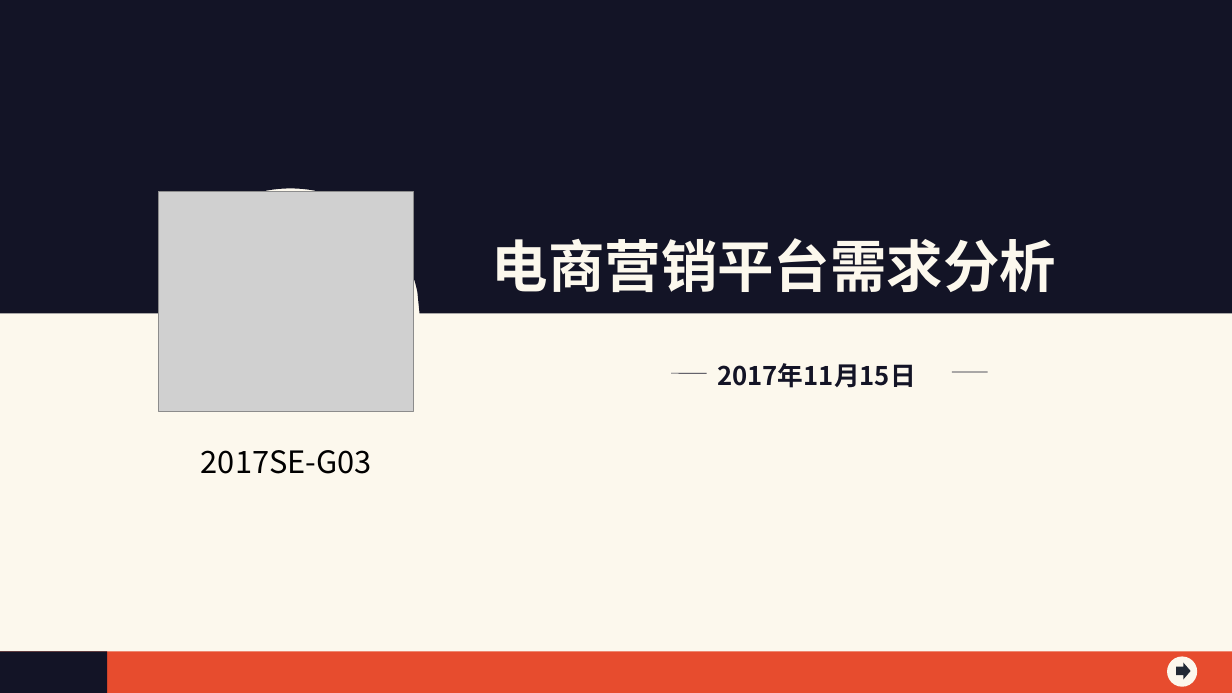
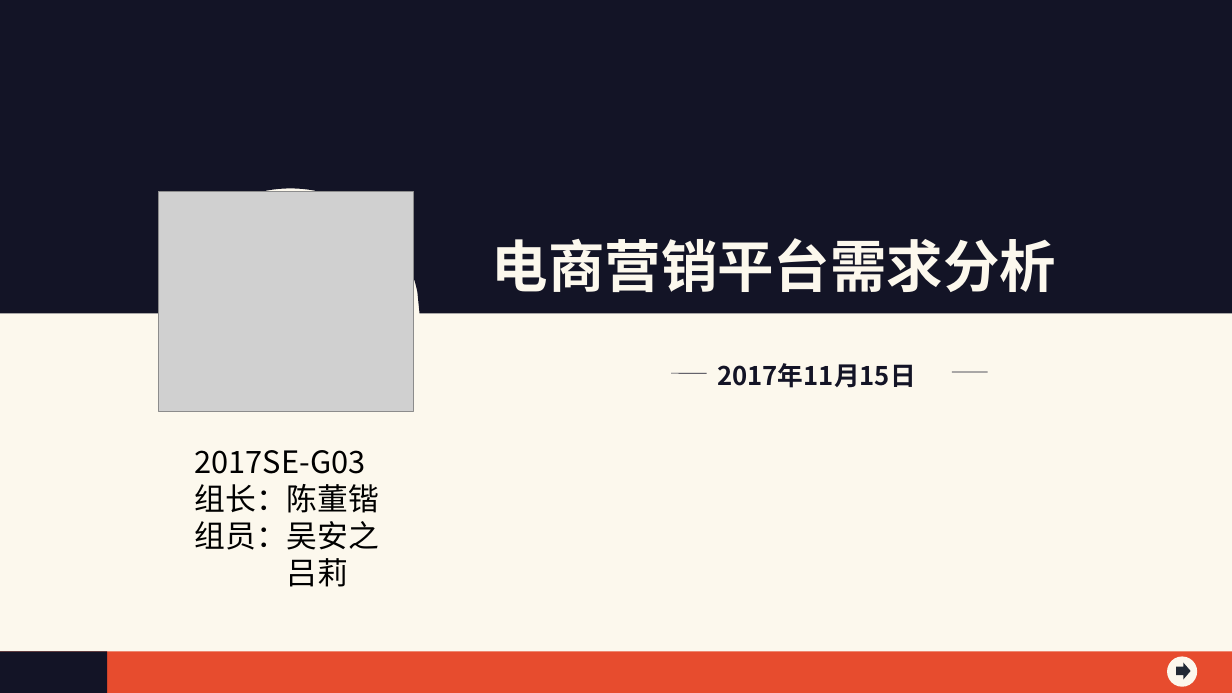
Before and after one commit to HOLMEScdk/SE2017G03, a slide deck: slide 1 of nov_3/SE2017G03软件需求说明v0.2.ppt. Drawn at 1232x693 pixels with LibreOffice and Linux fonts; fonts in the diff are those of the drawing; grey boxes stand for pictures. Boxes give left, top, right and bottom in pixels: in the first picture for what was removed or moved away, otherwise in the second. Text is boxed around its words. In the diff, an @@ line names an element or a change of style, - is before the commit and + after.

```diff
--- a/nov_3/SE2017G03软件需求说明v0.2.ppt
+++ b/nov_3/SE2017G03软件需求说明v0.2.ppt
@@ text at (x1=194, y1=484, x2=379, y2=587): paragraphs added @@
+组长：陈董锴
+组员：吴安之
+吕莉
```
Also in this commit, not shown: 22 other slides changed, 2 slides added, 3 other files.
